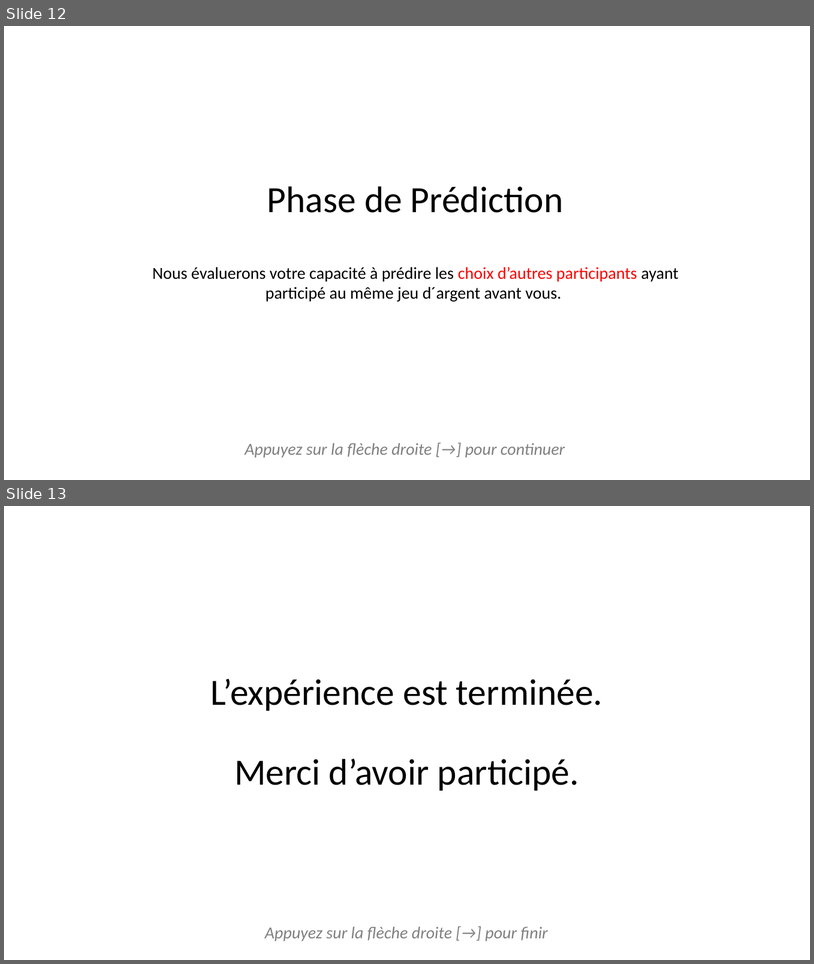
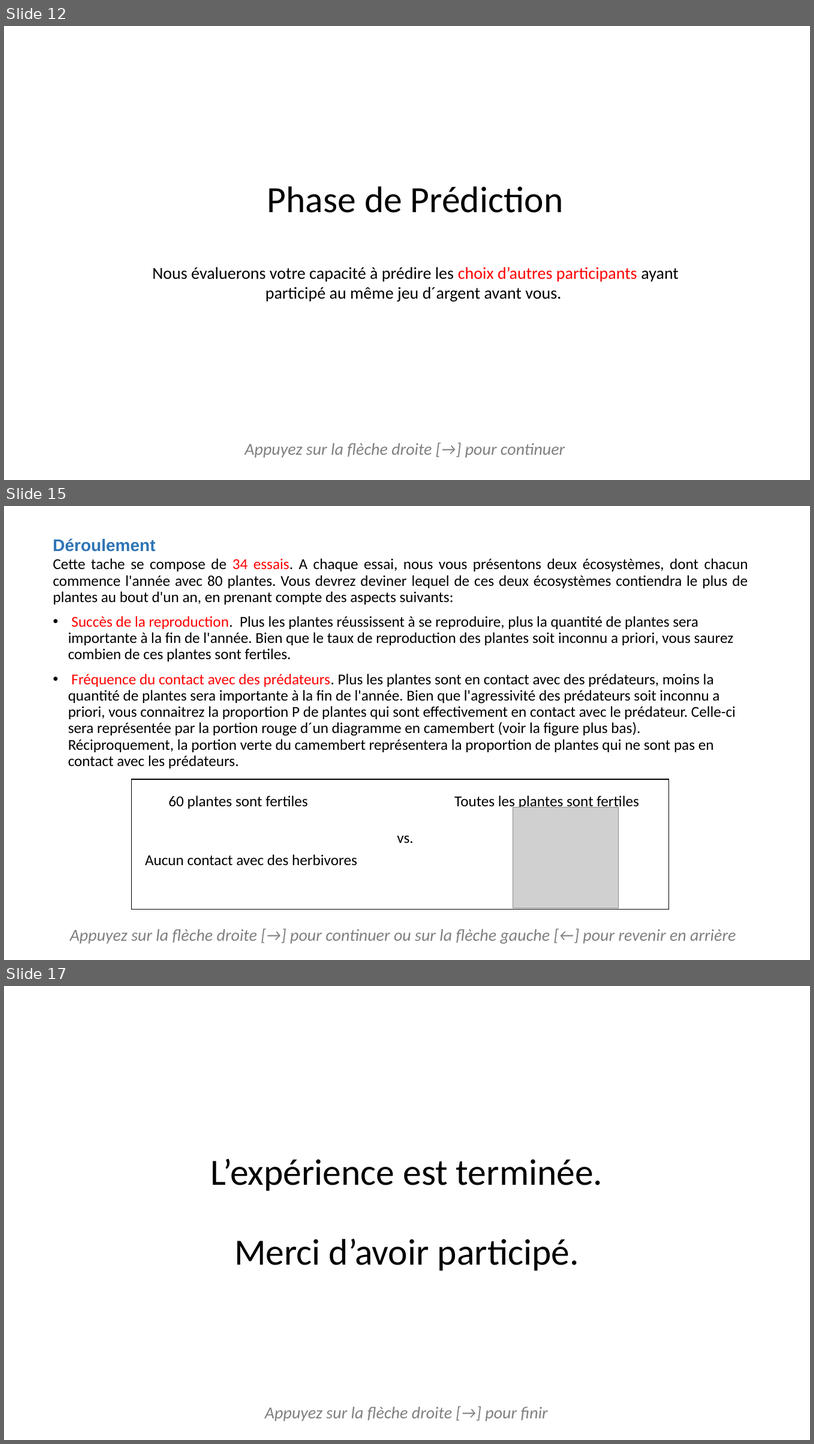
Before and after one commit to MBB-team/Online_Testing, a slide deck: DPD_task/stimuli/instructions/instructionsDPD.pptx. Shown one above the other, each under a label of ours: slides 12 and 13 before the commit, slides 12, 15 and 17 after it; the slides between them are not shown. The pictures are 814x964 and 814x1444 pixels, drawn with LibreOffice and Linux fonts; fonts in the diff are those of the drawing; grey boxes stand for pictures. Boxes give left, top, right and bottom in pixels: in the first picture for what was removed or moved away, otherwise in the second. Text is boxed around its words. In the diff, an @@ line names an element or a change of style, - is before the commit and + after.

```diff
--- a/DPD_task/stimuli/instructions/instructionsDPD.pptx
+++ b/DPD_task/stimuli/instructions/instructionsDPD.pptx
@@ slide 15 added at (4, 506, 810, 960), background #FFFFFF @@
@@ text added at (53, 538, 155, 552), 20 pt, text #2E74B5, bold @@
+Déroulement
@@ text added at (53, 558, 749, 865), 18 pt, text #000000 @@
+Cette tache se compose de 34 essais. A chaque essai, nous vous présentons deux écosystèmes, dont chacun commence l'année avec 80 plantes. Vous devrez deviner lequel de ces deux écosystèmes contiendra le plus de plantes au bout d'un an, en prenant compte des aspects suivants:
+• Succès de la reproduction. Plus les plantes réussissent à se reproduire, plus la quantité de plantes sera importante à la fin de l'année. Bien que le taux de reproduction des plantes soit inconnu a priori, vous saurez combien de ces plantes sont fertiles.
+• Fréquence du contact avec des prédateurs. Plus les plantes sont en contact avec des prédateurs, moins la quantité de plantes sera importante à la fin de l'année. Bien que l'agressivité des prédateurs soit inconnu a priori, vous connaitrez la proportion P de plantes qui sont effectivement en contact avec le prédateur. Celle-ci sera représentée par la portion rouge d´un diagramme en camembert (voir la figure plus bas). Réciproquement, la portion verte du camembert représentera la proportion de plantes qui ne sont pas en contact avec les prédateurs.
+Aucun contact avec des herbivores
@@ rectangle added at (132, 779, 669, 909), outline #000000 1 pt @@
@@ text added at (168, 795, 639, 843), 18 pt, text #000000 @@
+60 plantes sont fertiles Toutes les plantes sont fertiles
+vs.
@@ picture added at (513, 807, 618, 908) @@
@@ text added at (70, 928, 736, 943), 20 pt, text #808080, italic @@
+Appuyez sur la flèche droite [→] pour continuer ou sur la flèche gauche [←] pour revenir en arrière
@@ what was slide 13 is now slide 17 @@
```
Also in this commit, not shown: 2 slides changed, 3 other slides added, 10 other files.
